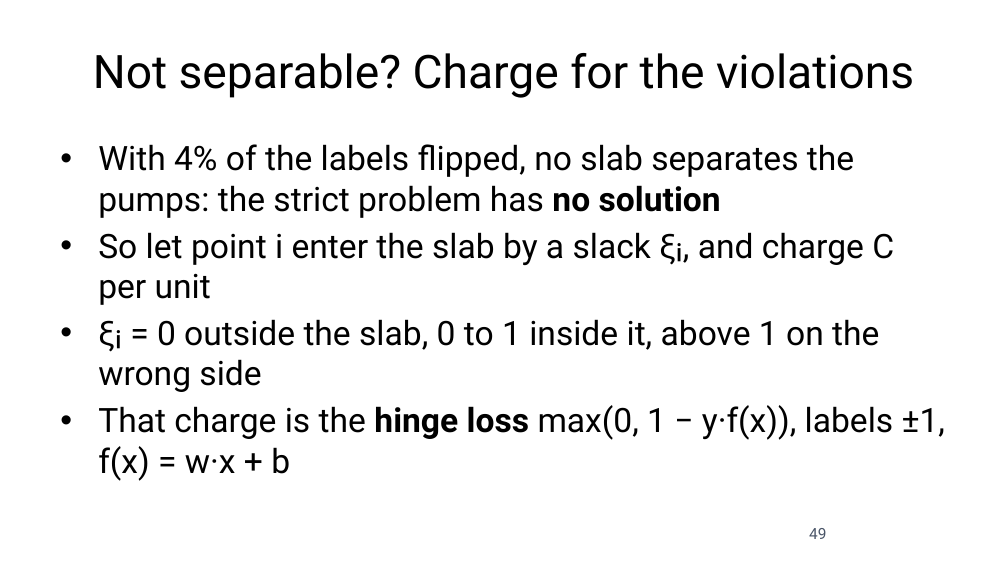
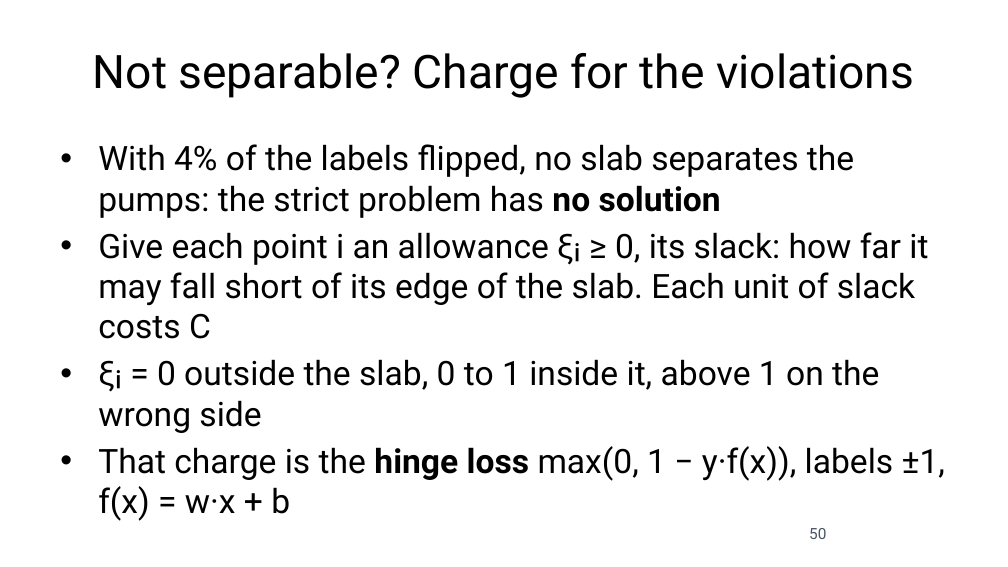
Before and after one commit to fabioantonini/technologies-for-artificial-intelligence, a slide deck: slide 50 of Lessons/06_knn_naive_bayes_svm/Slides/knn_naive_bayes_svm_slides.pptx (slide 49 before the commit). Drawn at 1008x567 pixels with LibreOffice and Linux fonts; fonts in the diff are those of the drawing; background and template pictures are left out. Boxes give left, top, right and bottom in pixels: in the first picture for what was removed or moved away, otherwise in the second. Text is boxed around its words. In the diff, an @@ line names an element or a change of style, - is before the commit and + after.

```diff
--- a/Lessons/06_knn_naive_bayes_svm/Slides/knn_naive_bayes_svm_slides.pptx
+++ b/Lessons/06_knn_naive_bayes_svm/Slides/knn_naive_bayes_svm_slides.pptx
@@ text at bbox=[98, 232, 928, 339]: text changed @@
-• So let point i enter the slab by a slack ξᵢ, and charge C per unit
+• Give each point i an allowance ξᵢ ≥ 0, its slack: how far it may fall short of its edge of the slab. Each unit of slack costs C
@@ page number at bbox=[809, 528, 826, 539]: text changed @@
-49
+50
```
Also in this commit, not shown: 14 other slides changed, 3 slides added, 21 other files.
